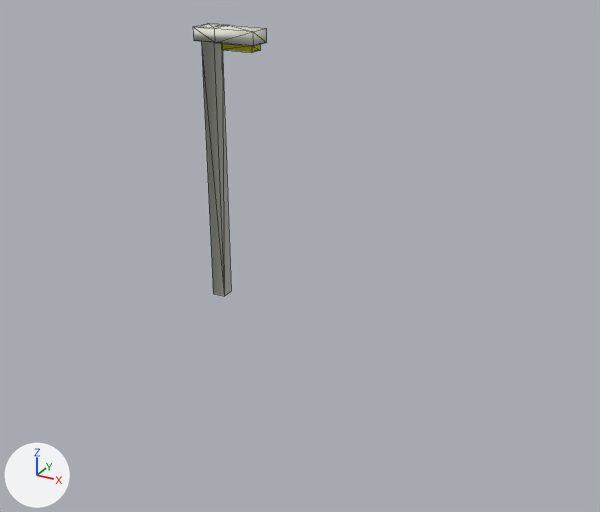
A saved change to the glTF model pole.glb.
Before and after are seen from a 50 mm lens placed at (6.54, -9.44, 5.61), pointed at (1.6, -0.44, 1.11). The axes (+X, +Y, +Z) are drawn at lower left. The lights are the same throughout. The older version comes first. Mesh edges are drawn as thin lines. Where no turn or scale is listed for an object, it has been applied to the vertices. Vertices at exactly the same position are counted once.
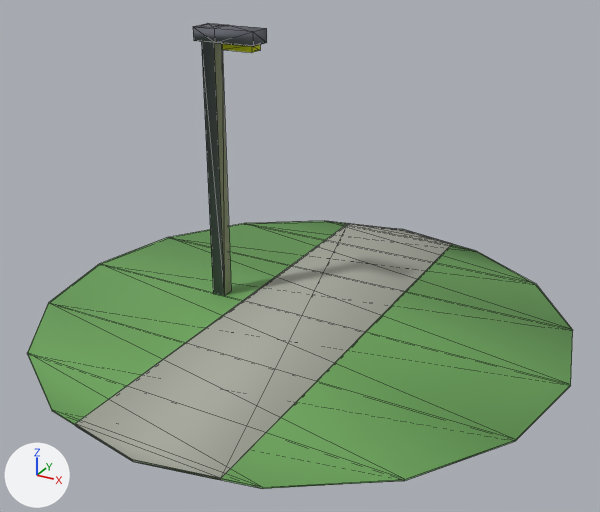
The newer file is also turned or shifted as a whole; pictures and numbers use the older file's frame.

The edits, one by one:
me_cube1 has 32 vertices, 60 faces and spans x -0.17..0.76, y -0.17..0.17, z 0.0..3.96.
me_cube1 is used by ob_cube1; location (0.0, 0.0, 0.0).
me_cube1 part 1: 48 faces centred in x -0.17..0.76, y -0.17..0.17, z 1.26..3.96 are repainted in the vertex colours; the middle colour goes from white #ffffff to grey #717286.
Mesh me_cube7 is new.
It has 12 vertices, 20 faces and spans x -1.0..1.0, y -3.89..3.7, z -0.02..0.02.
It uses material mat_default.
Mesh me_cylinder4_copy8 is new.
It is a 16-sided cylinder along z spanning x -3.79..3.79, y -3.89..3.7, z -0.01..0.01.
It uses material mat_default.
Object 'Cube7' (ob_cube7) is new; it shows me_cube7.
Its location is (1.44, 0.0, 0.0).
Object 'Cylinder4_copy8' (ob_cylinder4_copy8) is new; it shows me_cylinder4_copy8.
Its location is (1.44, 0.0, 0.0).

Where the change shows, as pixel boxes (x1, y1, x2, y2) in the pictures (600 x 512 px):
'Cylinder4_copy8', added: after (27, 221, 573, 489)
'Cube7', added: after (75, 223, 452, 480)
part 1 of me_cube1, recoloured (darker): (193, 23, 267, 296) in both
